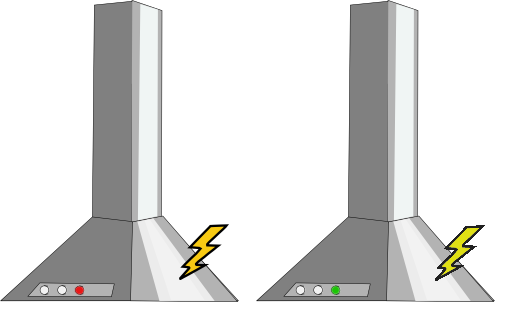
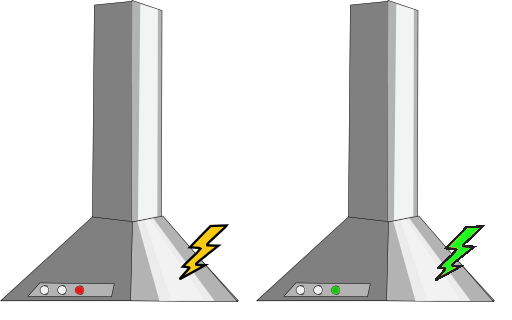
Two versions of the same layered image (512x320). Layer-by-layer changes:
painted on "g16538-8.png" over [443, 228, 479, 274]
